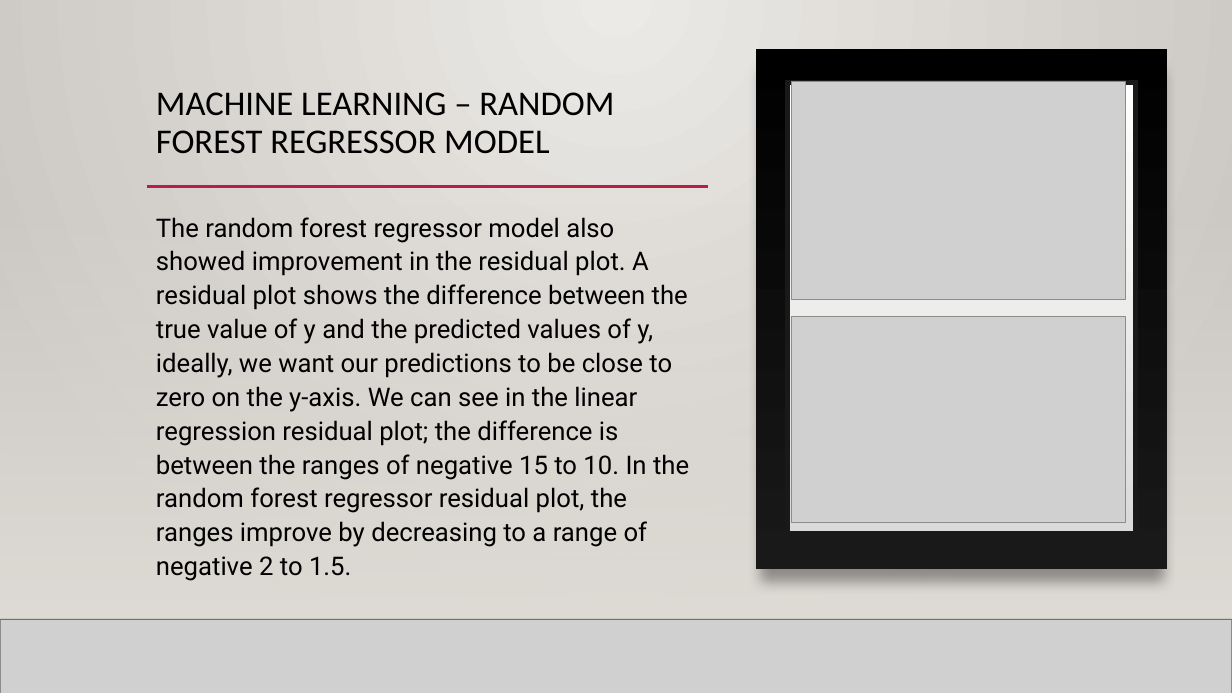
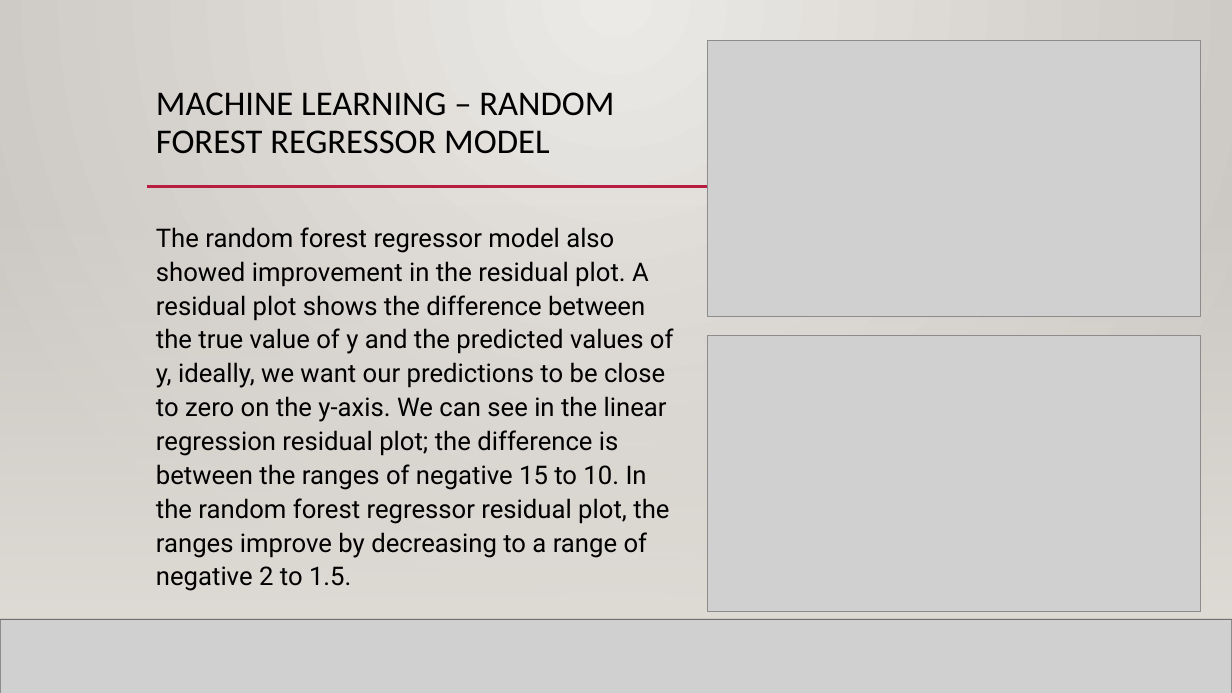
Before and after one commit to NensiH/Social_media_impact, a slide deck: slide 7 of Presentation/Social Media Impact_final_ppt.pptx. Drawn at 1232x693 pixels with LibreOffice and Linux fonts; fonts in the diff are those of the drawing; grey boxes stand for pictures; background and template pictures are left out. Boxes give left, top, right and bottom in pixels: in the first picture for what was removed or moved away, otherwise in the second. Text is boxed around its words. In the diff, an @@ line names an element or a change of style, - is before the commit and + after.

```diff
--- a/Presentation/Social Media Impact_final_ppt.pptx
+++ b/Presentation/Social Media Impact_final_ppt.pptx
@@ picture: place and size @@
-picture at <box>791,316,1126,522</box>
+picture at <box>708,41,1201,316</box>
@@ rectangle removed at <box>756,49,1168,569</box> @@
@@ rectangle removed at <box>787,82,1136,533</box> @@
@@ text "The random forest regressor model ..." rewrapped from <box>156,217,689,547</box> to <box>156,227,674,558</box> @@
@@ picture: place and size @@
-picture at <box>791,82,1126,300</box>
+picture at <box>708,335,1201,611</box>
```
Also in this commit, not shown: 1 other slide changed.
